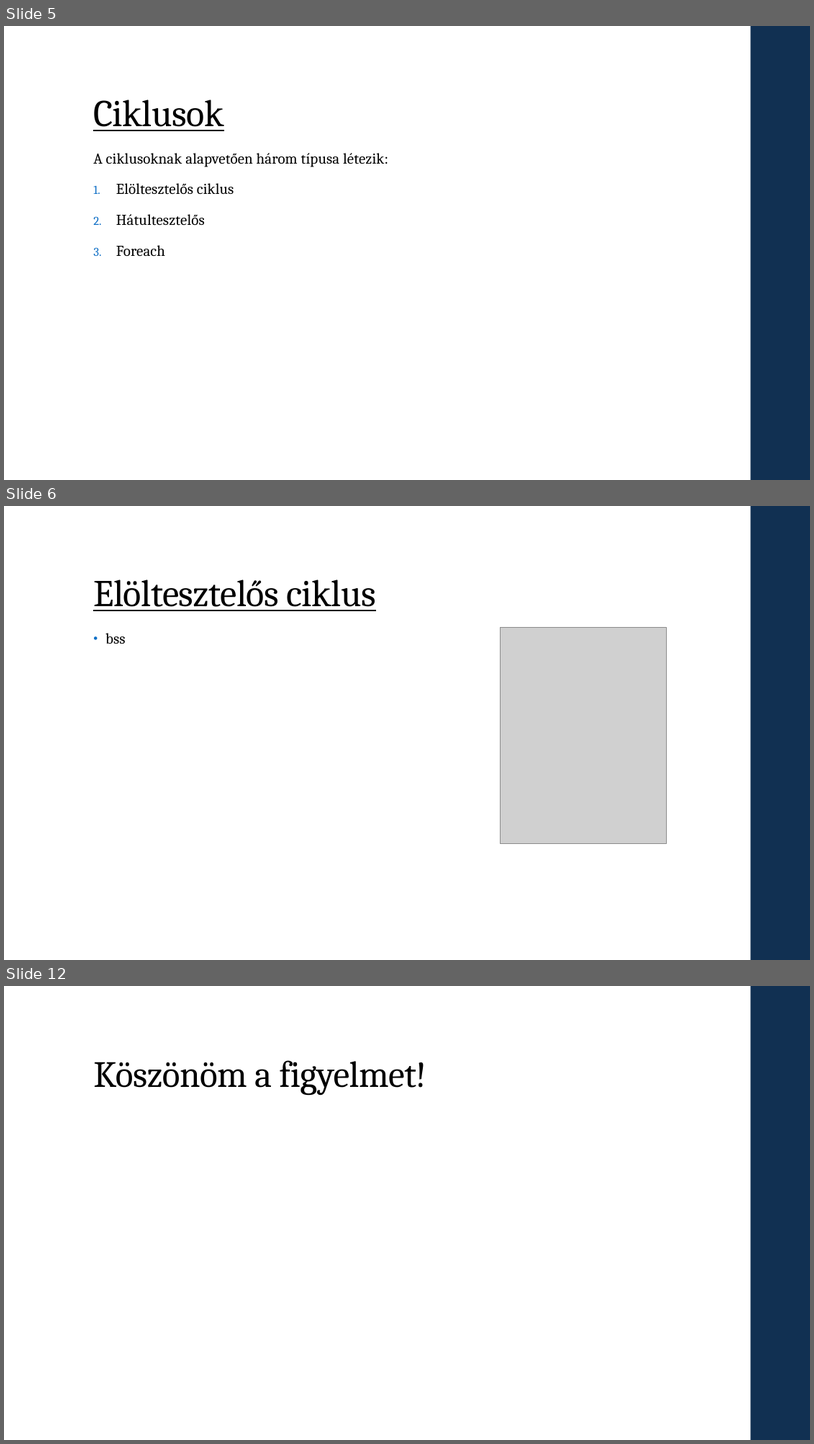
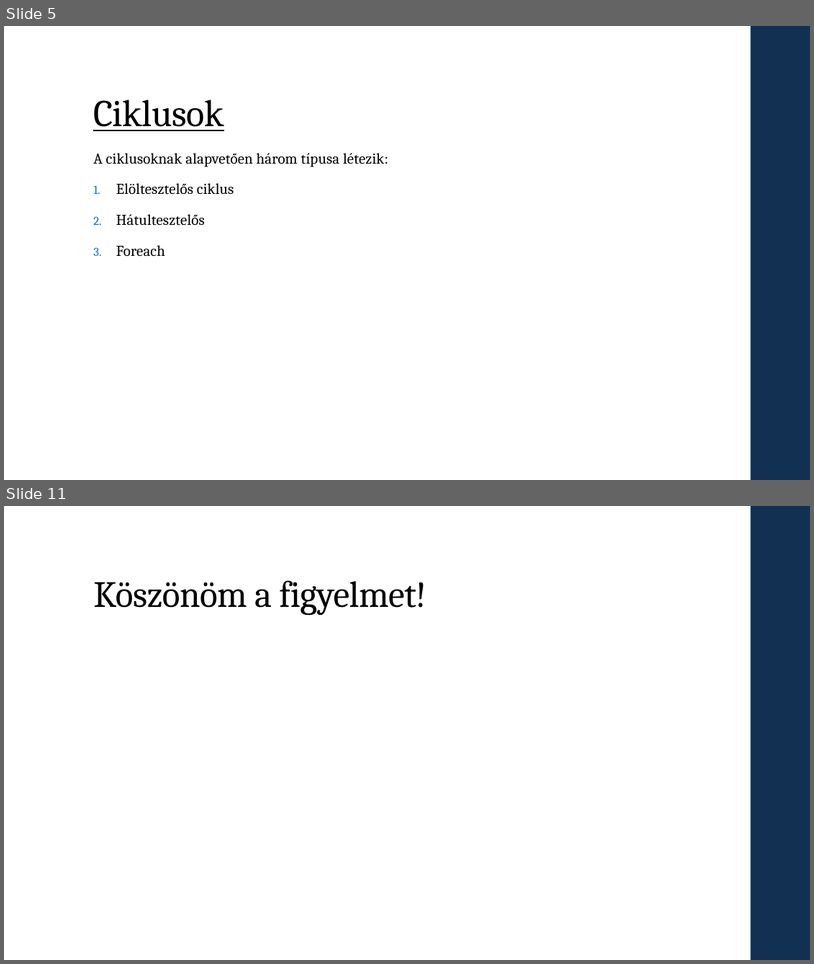
Before and after one commit to dudaslevente/Paprika, a slide deck: Beadandó.pptx. Shown one above the other, each under a label of ours: slides 5, 6 and 12 before the commit, slides 5 and 11 after it; the slides between them are not shown. The pictures are 814x1444 and 814x964 pixels, drawn with LibreOffice and Linux fonts; fonts in the diff are those of the drawing; grey boxes stand for pictures. Boxes give left, top, right and bottom in pixels: in the first picture for what was removed or moved away, otherwise in the second. Text is boxed around its words. In the diff, an @@ line names an element or a change of style, - is before the commit and + after.

```diff
--- a/Beadandó.pptx
+++ b/Beadandó.pptx
@@ slide 6 removed at bbox=[4, 506, 810, 960], background #FFFFFF; not listed: 1 template element that a slide beside it also shows @@
@@ title removed at bbox=[93, 579, 376, 611] @@
-Elöltesztelős ciklus
@@ text removed at bbox=[106, 633, 126, 644] @@
-• bss
@@ picture removed at bbox=[501, 627, 667, 844] @@
@@ what was slide 12 is now slide 11 @@
```
Also in this commit, not shown: 4 slides added, 5 other slides removed.
